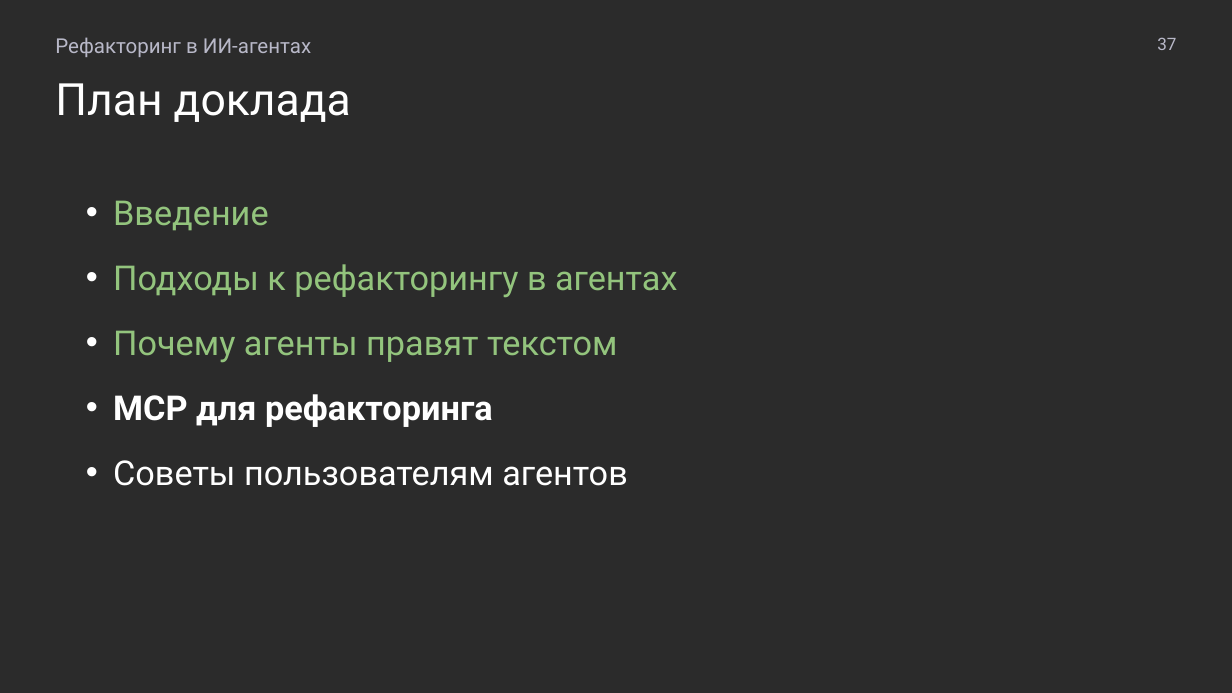
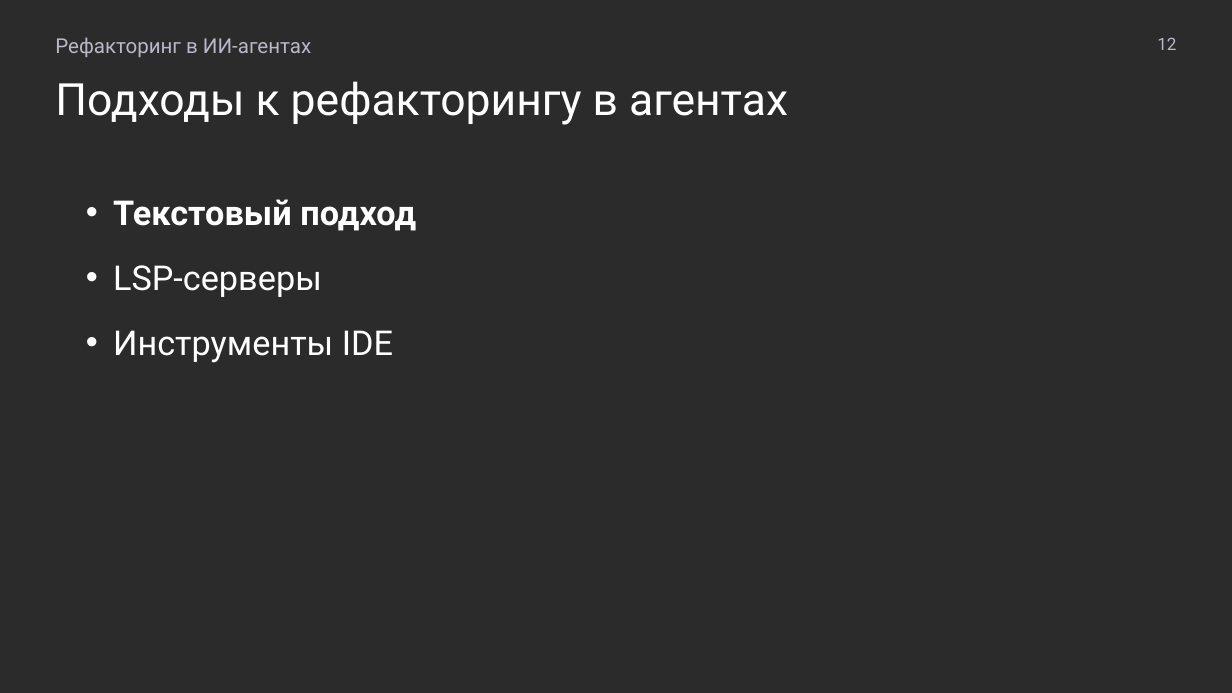
Before and after one commit to MchKosticyn/ide-refactoring-in-ai-agents, a slide deck: slide 12 of Доклад_ Рефакторинг в ИИ-агентах.pptx (slide 37 before the commit). Drawn at 1232x693 pixels with LibreOffice and Linux fonts; fonts in the diff are those of the drawing; background and template pictures are left out; a plain dark background stands for a picture behind light text. Boxes give left, top, right and bottom in pixels: in the first picture for what was removed or moved away, otherwise in the second. Text is boxed around its words. In the diff, an @@ line names an element or a change of style, - is before the commit and + after.

```diff
--- a/Доклад_ Рефакторинг в ИИ-агентах.pptx
+++ b/Доклад_ Рефакторинг в ИИ-агентах.pptx
@@ text at box(1157, 37, 1176, 50): text changed @@
-37
+12
@@ text at box(55, 81, 788, 125): text changed @@
-План доклада
+Подходы к рефакторингу в агентах
@@ text at box(113, 199, 416, 363): text changed; text colour #93C47D to #FFFFFF @@
-• Введение
-• Подходы к рефакторингу в агентах
-• Почему агенты правят текстом
-• MCP для рефакторинга
-• Советы пользователям агентов
+• Текстовый подход
+• LSP-серверы
+• Инструменты IDE
```
Also in this commit, not shown: 40 other slides changed, 4 slides added, 2 slides removed, 4 other files.
